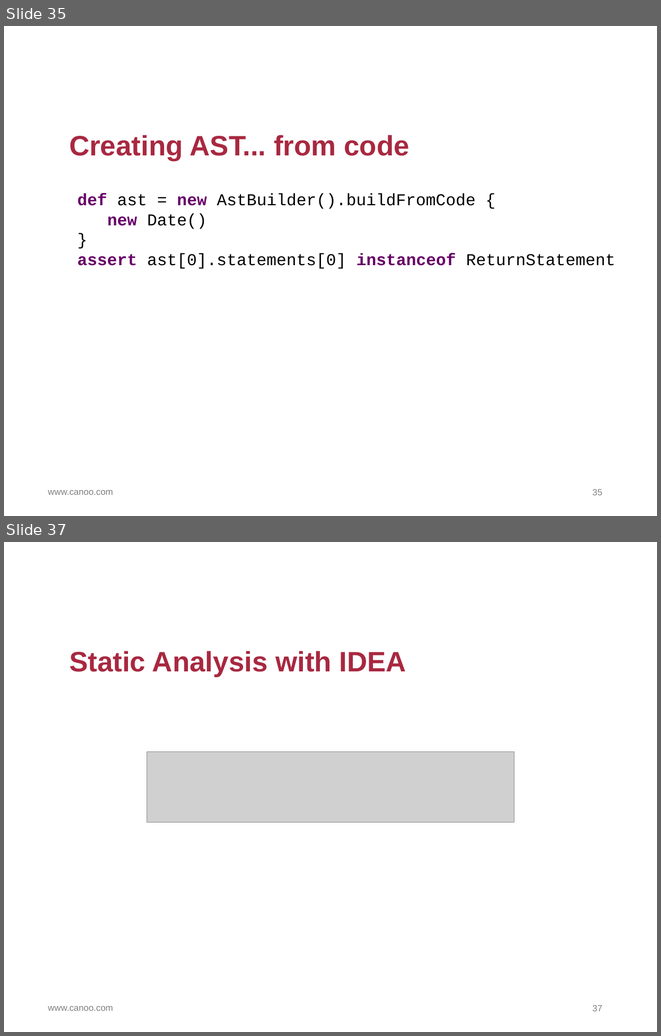
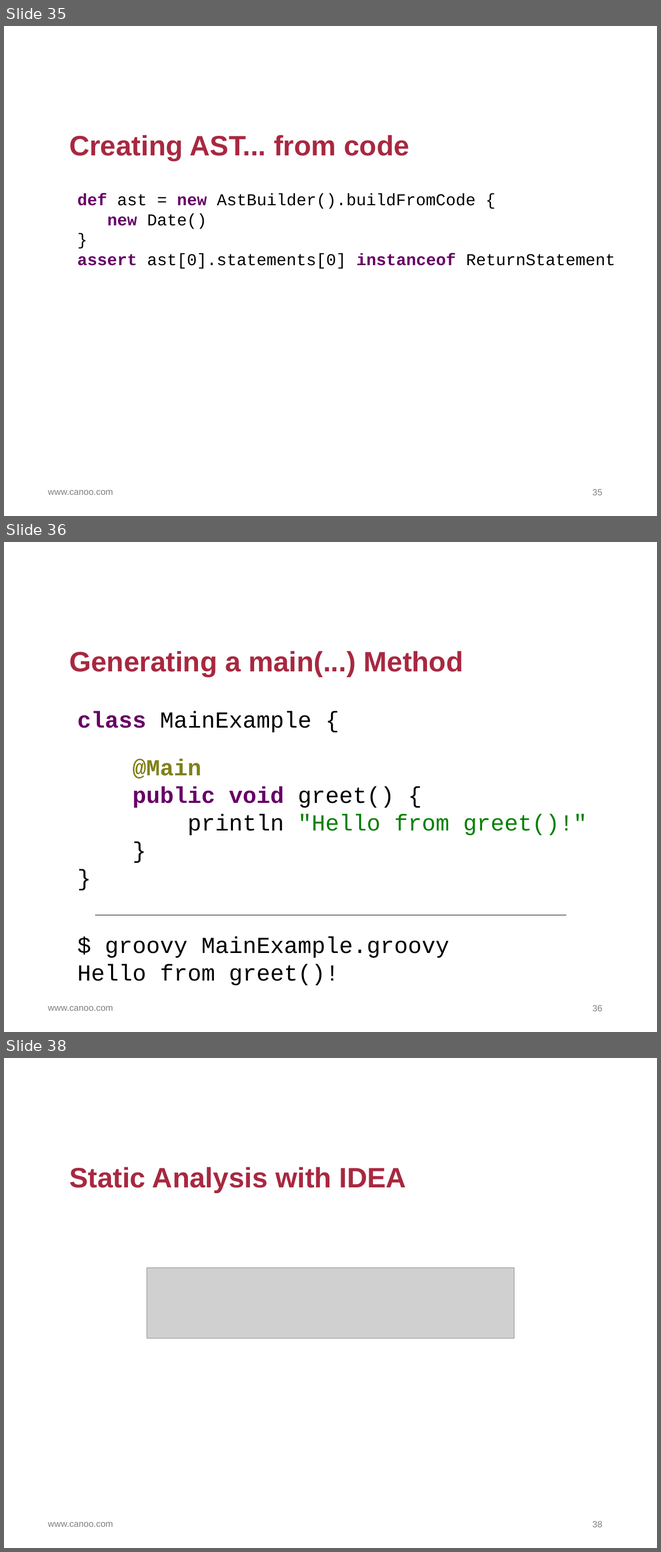
Before and after one commit to HamletDRC/presentations, a slide deck: asttransformations/AstTransformations.odp. Shown one above the other, each under a label of ours: slides 35 and 37 before the commit, slides 35, 36 and 38 after it; the slides between them are not shown. The pictures are 661x1036 and 661x1552 pixels, drawn with LibreOffice and Linux fonts; fonts in the diff are those of the drawing; grey boxes stand for pictures; background and template pictures are left out. Boxes give left, top, right and bottom in pixels: in the first picture for what was removed or moved away, otherwise in the second. Text is boxed around its words. In the diff, an @@ line names an element or a change of style, - is before the commit and + after.

```diff
--- a/asttransformations/AstTransformations.odp
+++ b/asttransformations/AstTransformations.odp
@@ slide 36 added at [4, 542, 657, 1032], background #FFFFFF; not listed: 1 template element that a slide beside it also shows @@
@@ title added at [69, 651, 463, 677], 44 pt, text #A82840, bold @@
+Generating a main(...) Method
@@ text added at [77, 711, 587, 985], 36 pt, text #000000 @@
+class MainExample {
+@Main
+public void greet() {
+println "Hello from greet()!"
+}
+}
+$ groovy MainExample.groovy
+Hello from greet()!
@@ line added from (95, 915) to (566, 915), #000000 0 pt @@
@@ page number added at [592, 1005, 602, 1011], 14 pt, text #7F7F7F @@
+36
@@ what was slide 37 is now slide 38 @@
@@ page number at [592, 1521, 602, 1527]: text changed @@
-37
+38
```
Also in this commit, not shown: 5 slides changed, 1 other slide added, 1 slide removed, 1 other file.
